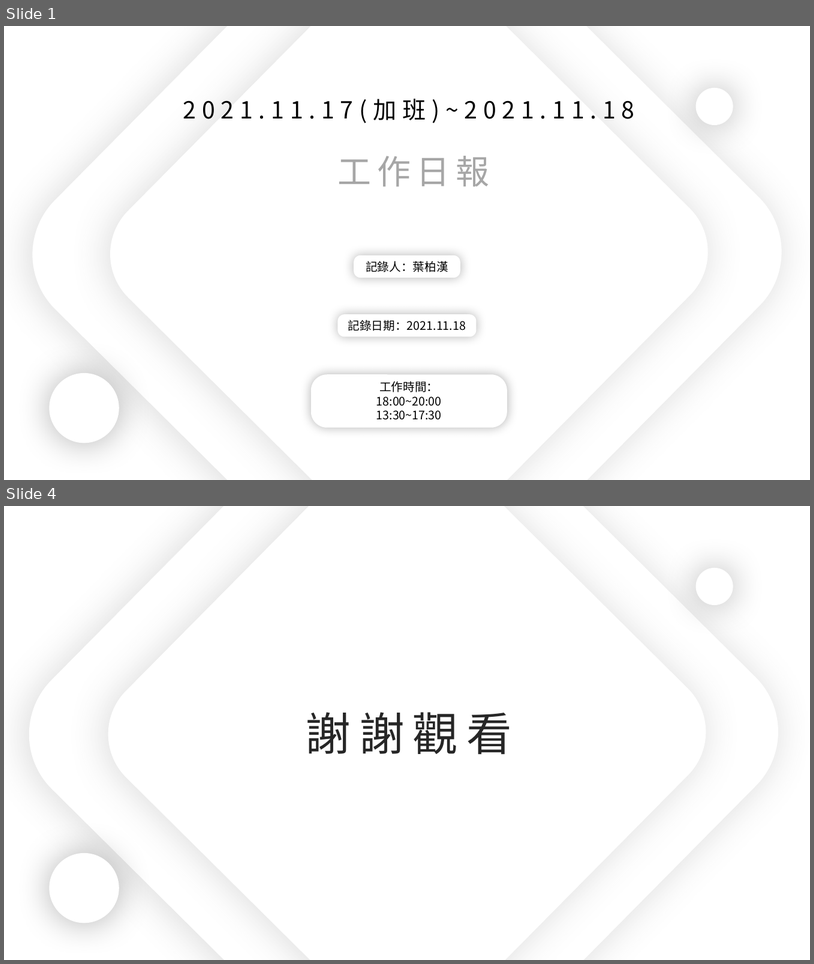
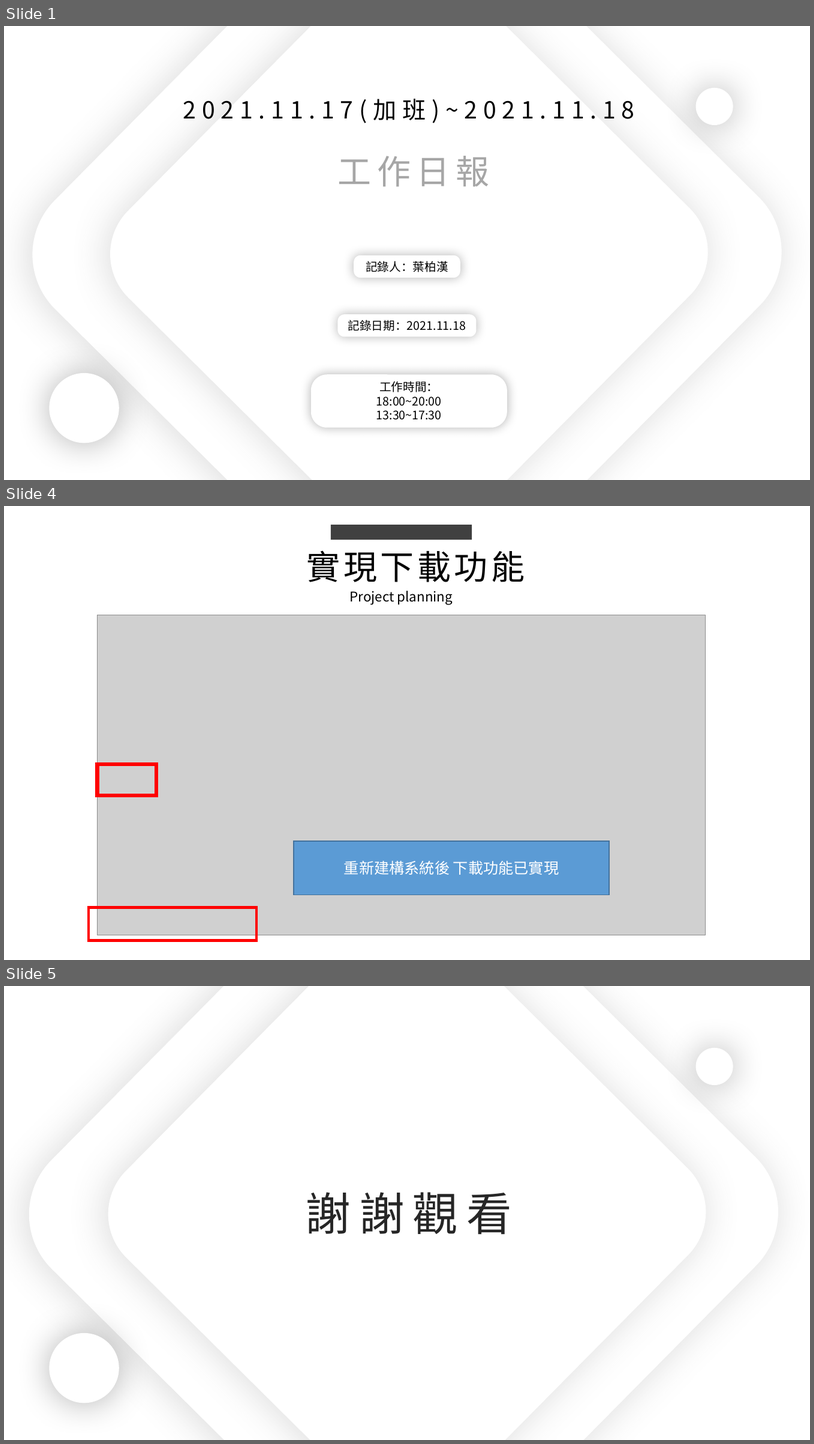
Before and after one commit to king637324/KnowledgeGreenhouseSystem, a slide deck: 工作日報_葉柏漢/2021.11/2021.11.17(加班)_2021.11.18工作日報_葉柏漢.pptx. Shown one above the other, each under a label of ours: slides 1 and 4 before the commit, slides 1, 4 and 5 after it; the slides between them are not shown. The pictures are 814x964 and 814x1444 pixels, drawn with LibreOffice and Linux fonts; fonts in the diff are those of the drawing; grey boxes stand for pictures. Boxes give left, top, right and bottom in pixels: in the first picture for what was removed or moved away, otherwise in the second. Text is boxed around its words. In the diff, an @@ line names an element or a change of style, - is before the commit and + after.

```diff
--- a/工作日報_葉柏漢/2021.11/2021.11.17(加班)_2021.11.18工作日報_葉柏漢.pptx
+++ b/工作日報_葉柏漢/2021.11/2021.11.17(加班)_2021.11.18工作日報_葉柏漢.pptx
@@ slide 4 added at (4,506,810,960), background #FFFFFF @@
@@ rectangle added at (331,525,472,540), fill #404040 @@
@@ text added at (307,550,525,582), 40 pt, text #000000 @@
+實現下載功能
@@ text added at (350,591,453,604), 16 pt, text #000000 @@
+Project planning
@@ picture added at (97,615,706,935) @@
@@ rectangle added at (97,764,156,795), outline #FF0000 4.5 pt @@
@@ rectangle added at (294,841,609,895), fill #5B9BD5, outline #43739E 1 pt, 18 pt, text #FFFFFF @@
+重新建構系統後 下載功能已實現
@@ rectangle added at (89,907,257,940), outline #FF0000 3 pt @@
@@ what was slide 4 is now slide 5 @@
```
Also in this commit, not shown: 1 slide changed, 1 other slide added, 1 slide removed, 1 other file.
